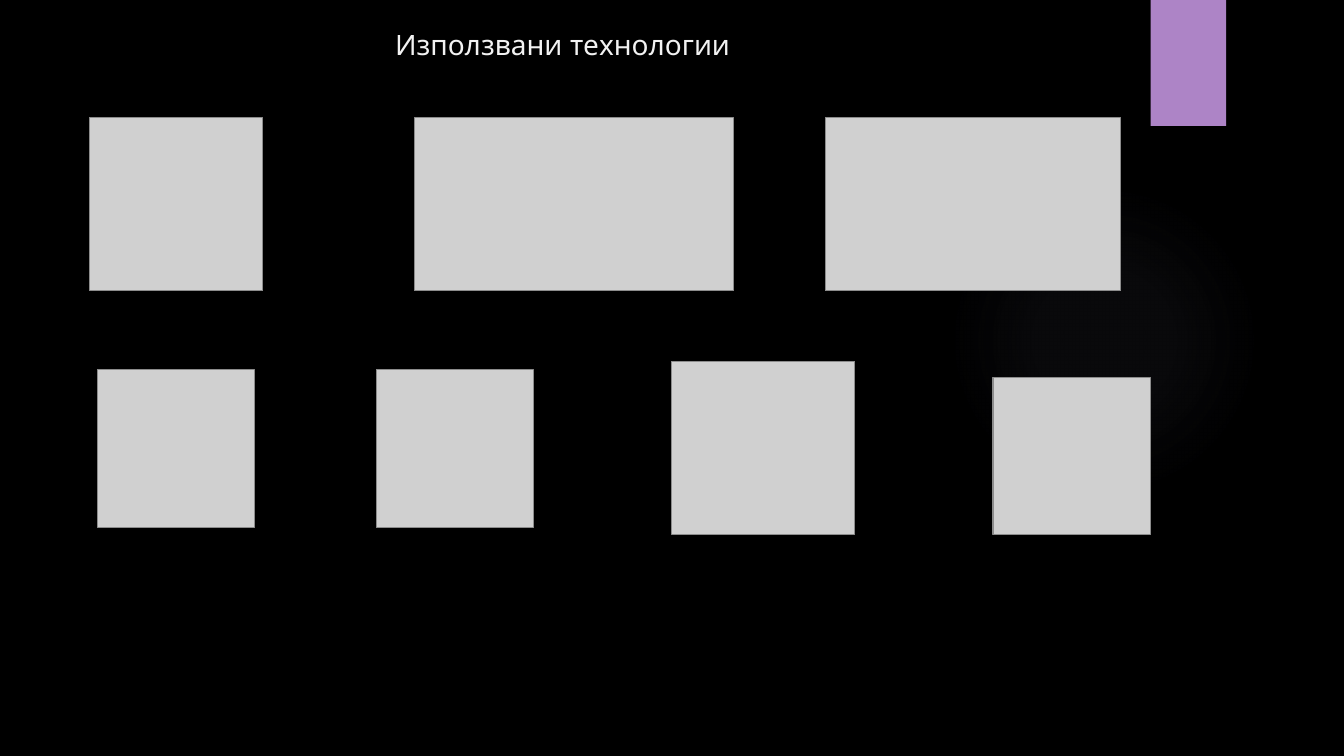
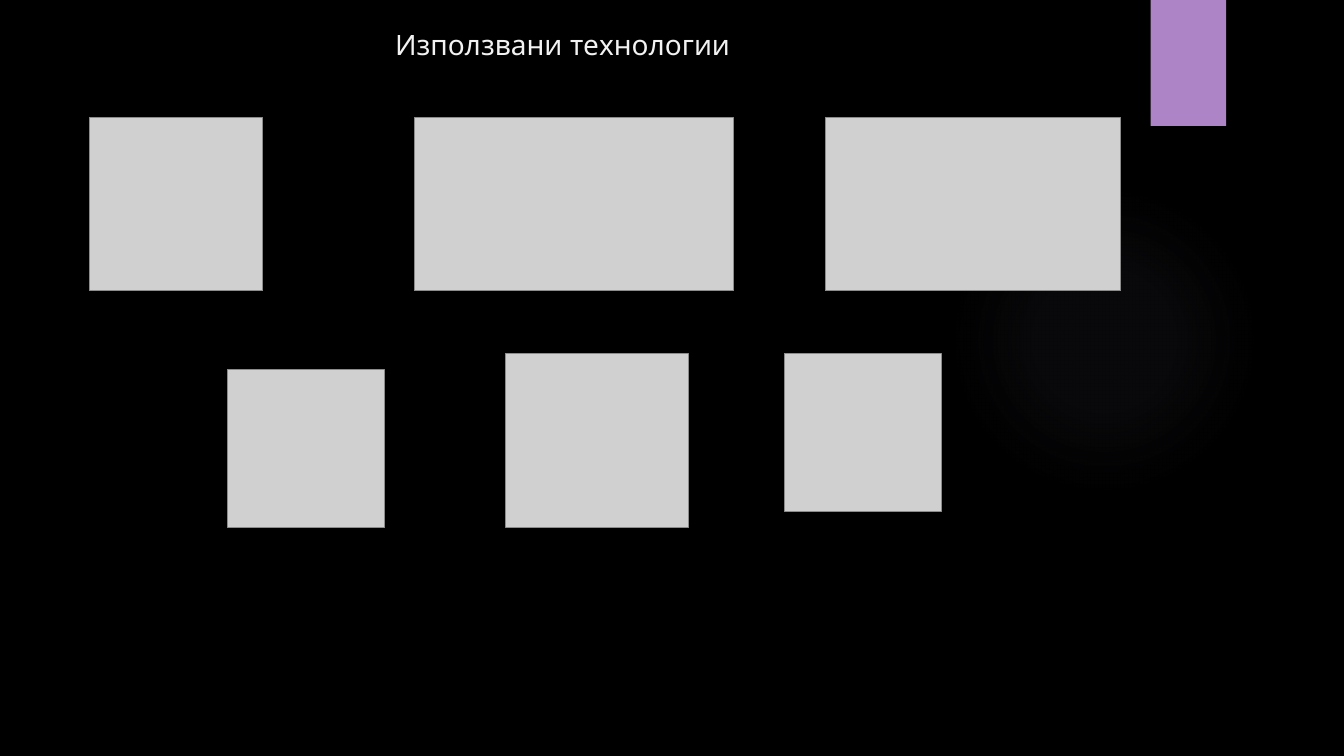
Before and after one commit to MMShavov22/Project-Robotics, a slide deck: slide 6 of documentation/Presentation.pptx. Drawn at 1344x756 pixels with LibreOffice and Linux fonts; fonts in the diff are those of the drawing; grey boxes stand for pictures; background and template pictures are left out. Boxes give left, top, right and bottom in pixels: in the first picture for what was removed or moved away, otherwise in the second. Text is boxed around its words. In the diff, an @@ line names an element or a change of style, - is before the commit and + after.

```diff
--- a/documentation/Presentation.pptx
+++ b/documentation/Presentation.pptx
@@ picture: place and size @@
-picture at bbox=[673, 361, 855, 534]
+picture at bbox=[506, 354, 689, 527]
@@ picture: place and size @@
-picture at bbox=[993, 377, 1150, 534]
+picture at bbox=[784, 354, 942, 511]
@@ picture: place and size @@
-picture at bbox=[98, 370, 255, 527]
+picture at bbox=[228, 370, 385, 527]
@@ picture removed at bbox=[376, 370, 533, 527] @@
```
Also in this commit, not shown: 3 other slides changed, 2 other files.
